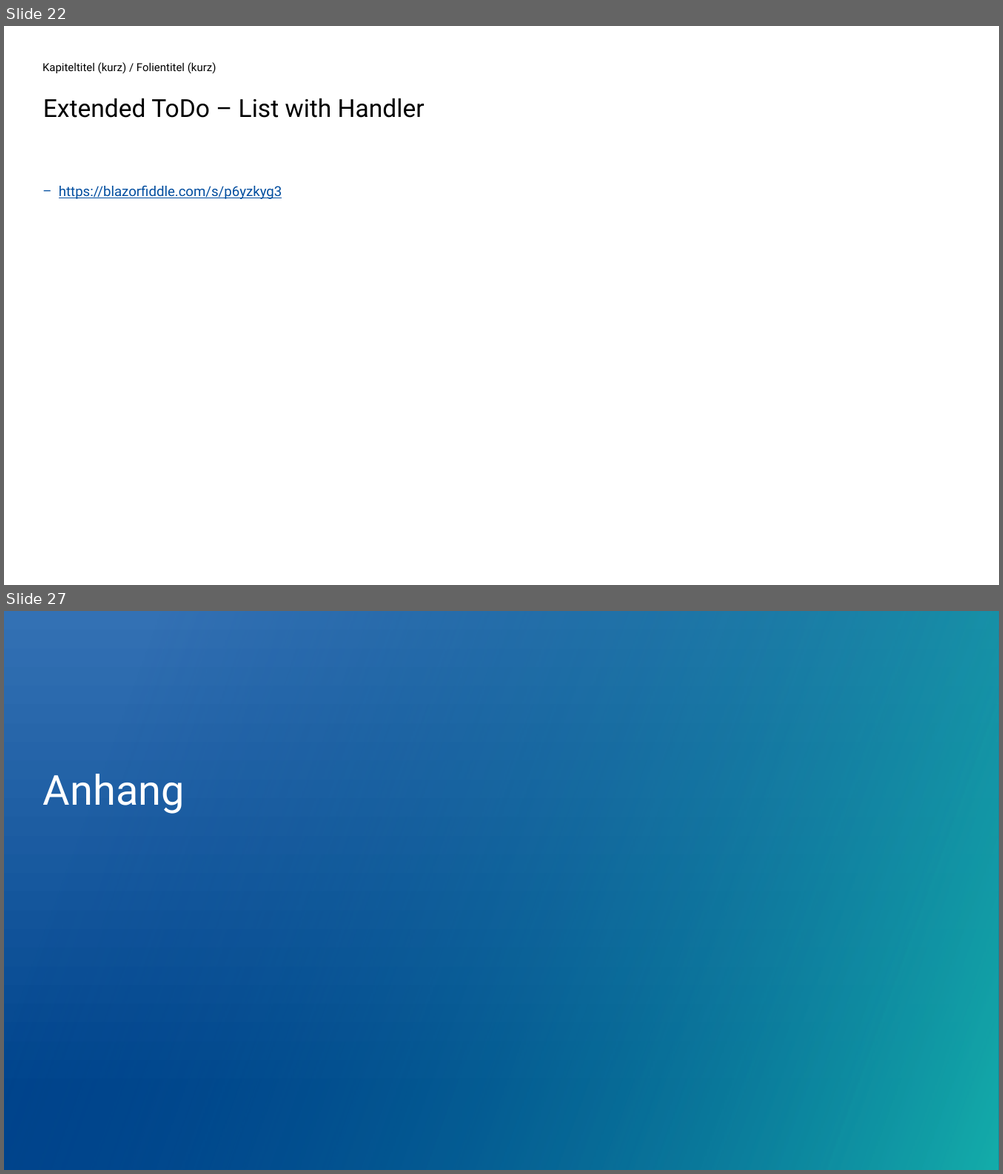
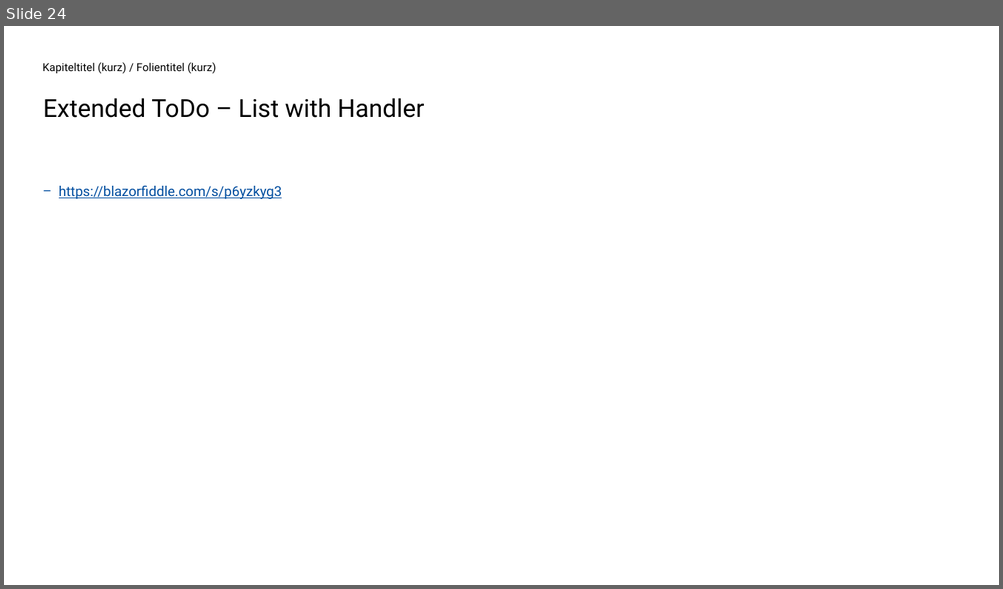
Before and after one commit to kraeuchi/blazor-hacknight, a slide deck: HackNight_WASM_Blazor.pptx. Shown one above the other, each under a label of ours: slides 22 and 27 before the commit, slide 24 after it; the slides between them are not shown. The pictures are 1003x1174 and 1003x589 pixels, drawn with LibreOffice and Linux fonts; fonts in the diff are those of the drawing; background and template pictures are left out. Boxes give left, top, right and bottom in pixels: in the first picture for what was removed or moved away, otherwise in the second. Text is boxed around its words. In the diff, an @@ line names an element or a change of style, - is before the commit and + after.

```diff
--- a/HackNight_WASM_Blazor.pptx
+++ b/HackNight_WASM_Blazor.pptx
@@ slide 27 removed at (4, 611, 999, 1170), background #FFFFFF @@
@@ rectangle removed at (4, 611, 999, 1170) @@
@@ rectangle removed at (4, 611, 999, 1170) @@
@@ title removed at (43, 774, 185, 814) @@
-Anhang
@@ what was slide 22 is now slide 24 @@
```
Also in this commit, not shown: 21 slides changed, 4 slides added, 1 other slide removed.
